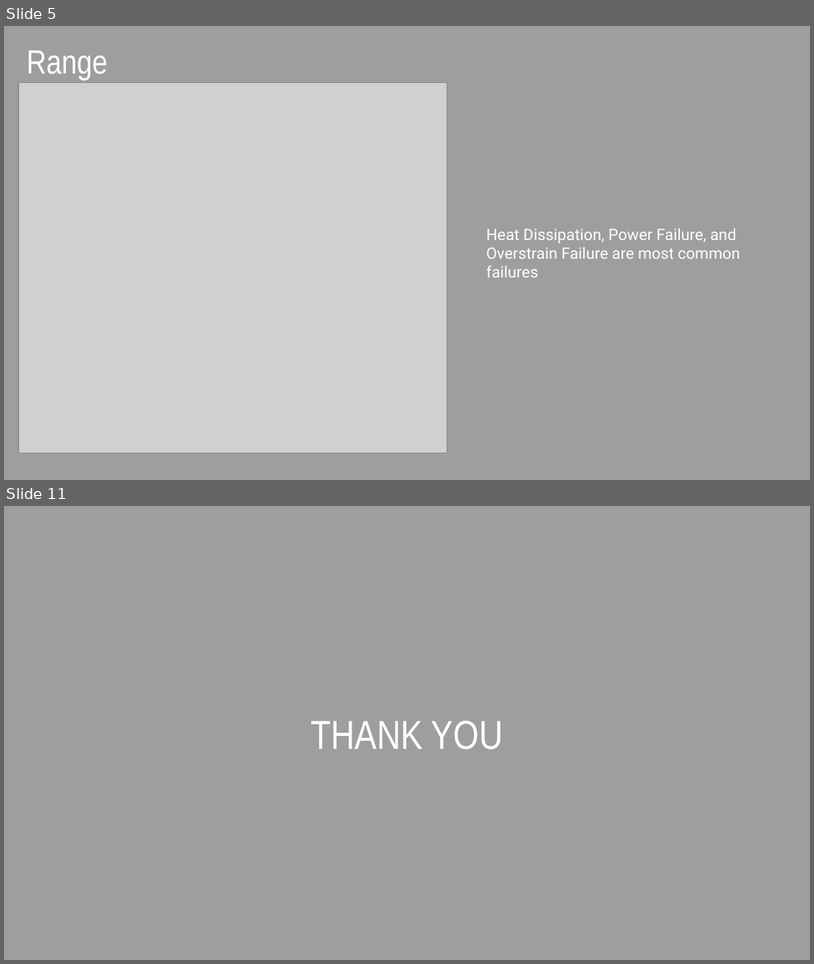
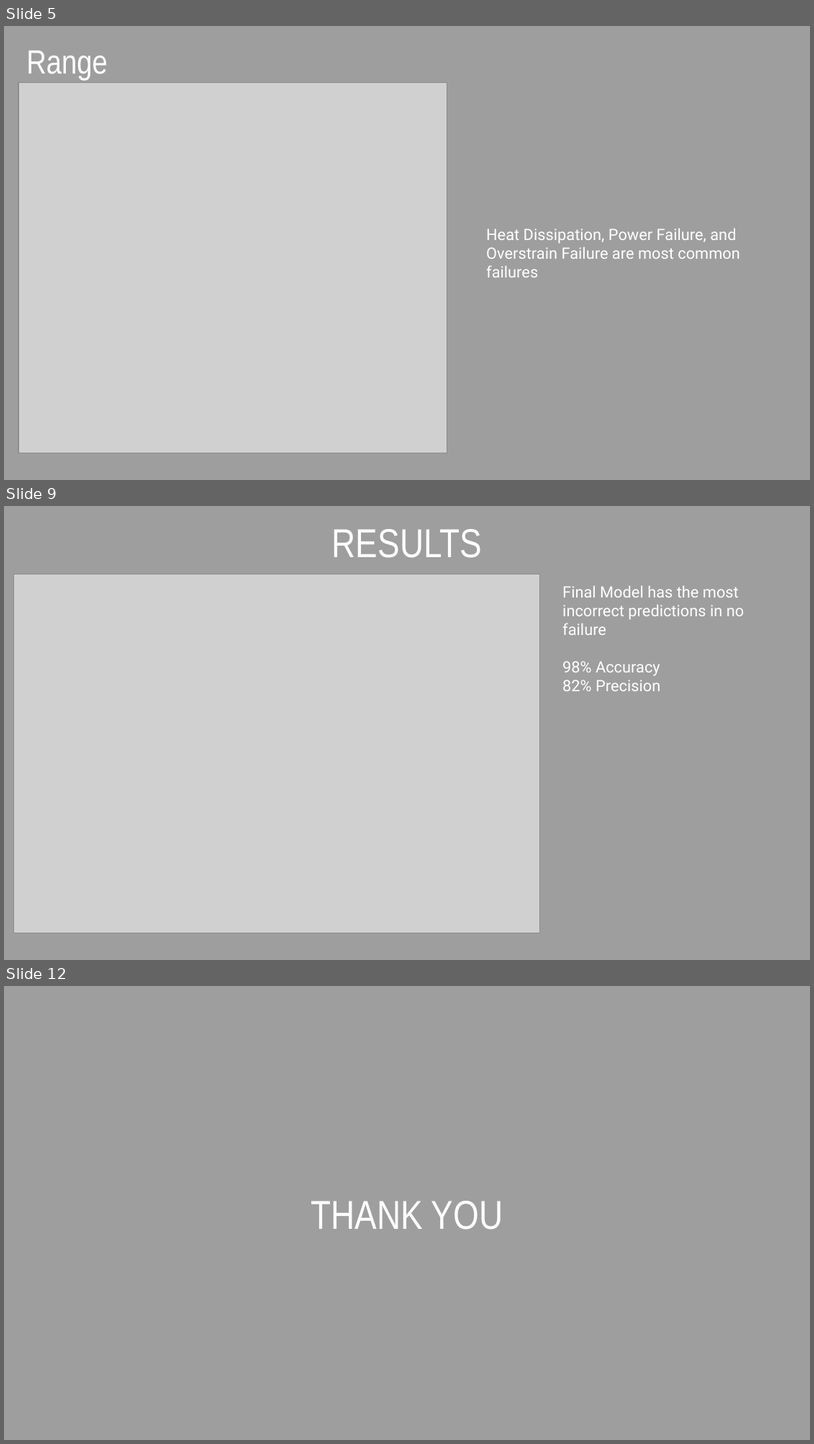
Before and after one commit to tfuger10/Machine-Predictive-Maintenance, a slide deck: Machine-Predictive-Maintenance.pptx. Shown one above the other, each under a label of ours: slides 5 and 11 before the commit, slides 5, 9 and 12 after it; the slides between them are not shown. The pictures are 814x964 and 814x1444 pixels, drawn with LibreOffice and Linux fonts; fonts in the diff are those of the drawing; grey boxes stand for pictures. Boxes give left, top, right and bottom in pixels: in the first picture for what was removed or moved away, otherwise in the second. Text is boxed around its words. In the diff, an @@ line names an element or a change of style, - is before the commit and + after.

```diff
--- a/Machine-Predictive-Maintenance.pptx
+++ b/Machine-Predictive-Maintenance.pptx
@@ slide 9 added at bbox=[4, 506, 810, 960], background #9E9E9E @@
@@ title added at bbox=[332, 529, 482, 558], 36 pt, text #FFFFFF @@
+RESULTS
@@ picture added at bbox=[13, 574, 540, 932] @@
@@ text added at bbox=[563, 586, 744, 691], 14 pt, text #FFFFFF @@
+Final Model has the most incorrect predictions in no failure
+98% Accuracy
+82% Precision
@@ what was slide 11 is now slide 12 @@
```
Also in this commit, not shown: 6 slides changed, 2 other slides added, 2 slides removed, 4 other files.
